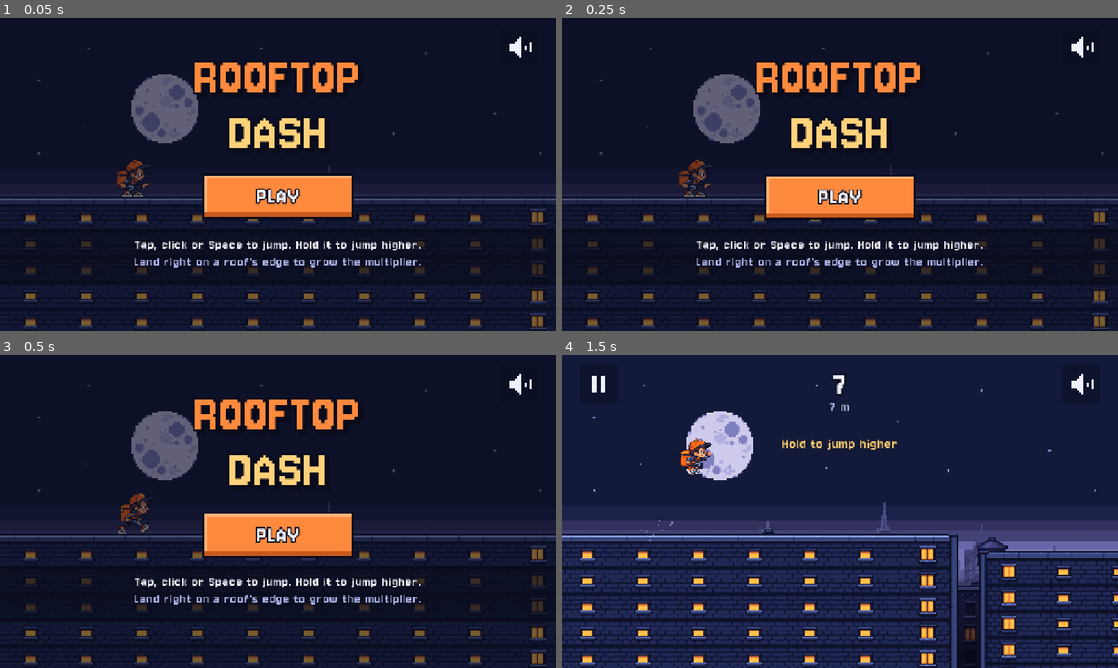
Above: before the commit, frames 1-4 (two rows, left to right).
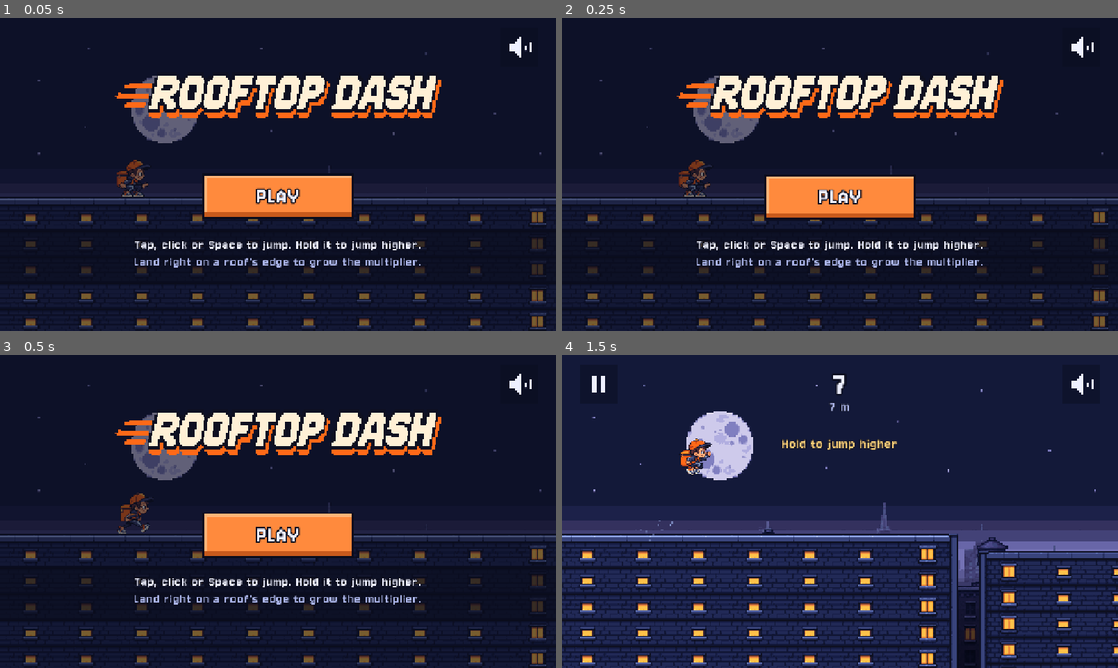
Above: after the commit, the same moments.

Repository: shvagerfm/new-week-new-game
Game: Godot game, scene res://main.tscn
Two runs of this game, one before a commit and one after it. Both use one fixed random seed, a clock stepped at 60 frames per second and the inputs below.
Inputs (mouse positions are in pixels of both pictures, inside the frame that each line leads up to):
- Up to frame 1 (0.05 s): no input
- Up to frame 2 (0.25 s): no input
- Up to frame 3 (0.5 s): no input
- Up to frame 4 (1.5 s): tap Enter at 0.5, 0.6 s; move the mouse to (962, 495) at 0.52 s; hold Up 0.53-1.28 s; click (962, 495) at 0.67 s; tap Space at 0.77 s; move the mouse to (728, 527) at 1.27 s; tap Keypad Enter at 1.35 s

The runs differ from the first frame. In frame 1, 7.0% of the frame differs, in the area x 20-80%, y 14-42%; in frame 2, 7.0%; in frame 3, 7.0%; in frame 4, nothing differs.

Commit message:
Rooftop Dash: add the title logo
- sprites/rooftop-dash-logo.png, Dima's 800x300 pixel-art logo.
- screens.gd draws it at a whole-number scale with nearest filtering
  (no more switching to linear for big logos).
- Store title screenshot and README updated.

Co-Authored-By: Claude Opus 5.5 <noreply@anthropic.com>
Claude-Session: https://claude.ai/code/session_01T9hhHDPyH2DDBR6hz7GKRP

Diff:
--- a/games/2026-w48-rooftop-dash/screens.gd
+++ b/games/2026-w48-rooftop-dash/screens.gd
@@ -4,8 +4,8 @@
 ## behind them. main.gd owns the state; this draws it and says which button
 ## a tap landed on.
 
-## Dima's logo goes here (transparent, about 800x300). Until it exists, the
-## title is set in the pixel font instead.
+## The title logo (800x300 pixel art). If the file is missing, the title is
+## set in the pixel font instead.
 const LOGO_PATH := "res://sprites/rooftop-dash-logo.png"
 const LOGO_BOX := Vector2(800, 300)
 const FONT: FontFile = preload("res://fonts/Jersey10.ttf")  # OFL, see fonts/OFL.txt
@@ -37,9 +37,6 @@
 	bold.spacing_glyph = 2
 	if ResourceLoader.exists(LOGO_PATH):
 		logo = load(LOGO_PATH)
-		# A big painted logo is scaled down, so smooth it; pixel art stays sharp.
-		if logo.get_width() > LOGO_BOX.x * 0.6:
-			texture_filter = CanvasItem.TEXTURE_FILTER_LINEAR
 
 
 ## The name of the button under pos ("play", "again", "menu"), or "".
@@ -79,9 +76,12 @@
 	var cx := vp.x * 0.5
 	var box := Rect2(cx - LOGO_BOX.x * 0.5, 30, LOGO_BOX.x, LOGO_BOX.y)
 	if logo:
+		# The logo is pixel art: whole-number scale (or a whole-number
+		# fraction if it is too big), drawn with the node's nearest filter.
 		var s := minf(box.size.x / logo.get_width(), box.size.y / logo.get_height())
+		s = floorf(s) if s >= 1.0 else 1.0 / ceilf(1.0 / s)
 		var size := Vector2(logo.get_width(), logo.get_height()) * s
-		draw_texture_rect(logo, Rect2(box.get_center() - size * 0.5, size), false)
+		draw_texture_rect(logo, Rect2((box.get_center() - size * 0.5).round(), size), false)
 	else:
 		_text(Vector2(cx, box.position.y + 140), "ROOFTOP", 128, Art.ORANGE, 20, 8)
 		_text(Vector2(cx, box.position.y + 268), "DASH", 128, Art.GOLD, 20, 8)
Binary file added: games/2026-w48-rooftop-dash/sprites/rooftop-dash-logo.png
Not shown, added: games/2026-w48-rooftop-dash/sprites/rooftop-dash-logo.png.import
Binary file changed: games/2026-w48-rooftop-dash/store/screenshots/title.png
